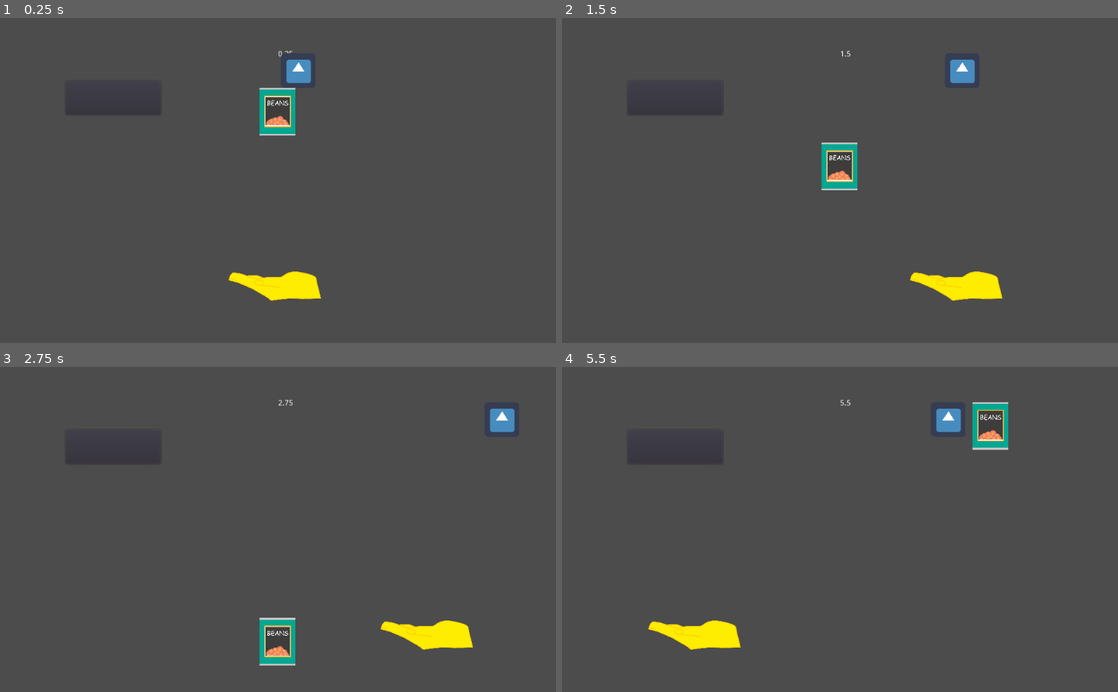
Above: before the commit, frames 1-4 (two rows, left to right).
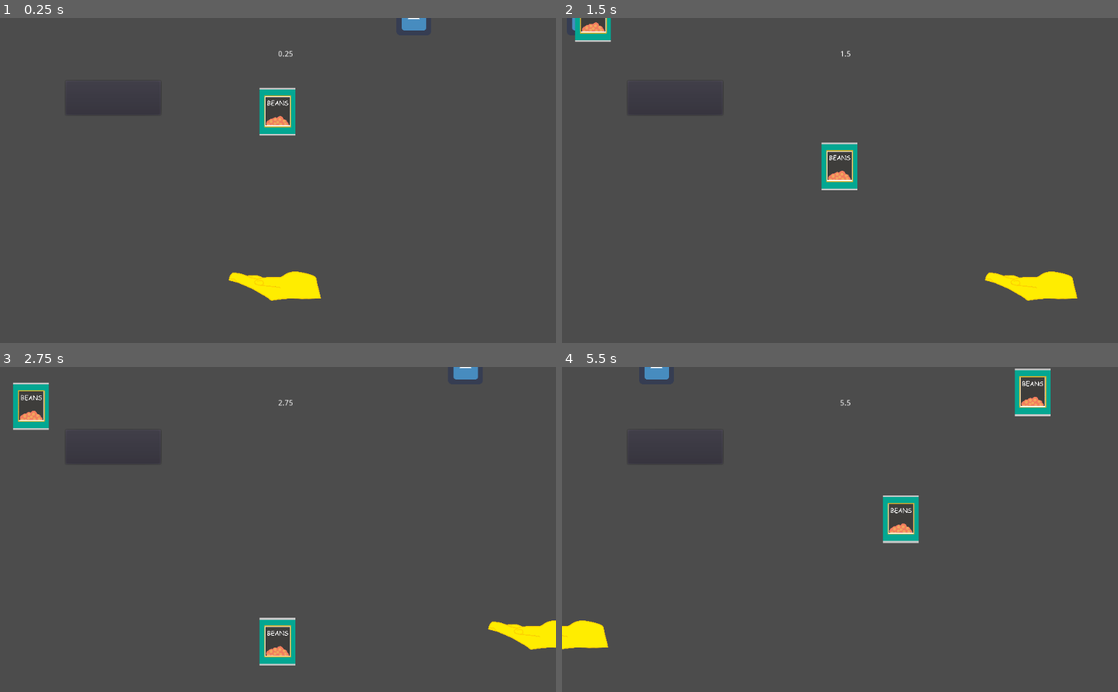
Above: after the commit, the same moments.

Repository: FyshStyx/SpillTheBeans
Game: Godot game, scene res://MainScene.tscn
Two runs of this game, one before a commit and one after it. Both use one fixed random seed, a clock stepped at 60 frames per second and the inputs below. The project has no main scene, so this scene is started directly. The engine's default icon, where the game draws it, is replaced by a stand-in: a white triangle on a blue panel in a dark square.
Inputs:
- Up to frame 1 (0.25 s): no input
- Up to frame 2 (1.5 s): hold D (movement_right) 0.53-1.28 s; hold A (movement_left) from 1.28 s (still down)
- Up to frame 3 (2.75 s): release A (movement_left) at 2.03 s; hold D (movement_right) from 2.03 s (still down)
- Up to frame 4 (5.5 s): release D (movement_right) at 3.53 s; hold A (movement_left) from 3.53 s (still down)

The runs differ from the first frame. In frame 1, 0.5% of the frame differs, in the area x 50-77%, y 0-21%; in frame 2, 2.6%; in frame 3, 2.9%; in frame 4, 4.2%, in the area x 0-88%, y 0-87%.

Commit message:
playing with speed + timing of beans

Diff:
--- a/beans/MainScene.tscn
+++ b/beans/MainScene.tscn
@@ -34,11 +34,12 @@
 position = Vector2( 511, 170 )
 
 [node name="Timer" type="Timer" parent="."]
-wait_time = 5.0
+wait_time = 1.5
 autostart = true
 
 [node name="BeanSpawner" parent="." instance=ExtResource( 6 )]
-position = Vector2( 512, 97 )
+position = Vector2( 512, 0 )
+speed = 1000
 
 [connection signal="pressed" from="Button" to="Counter" method="_on_Button_pressed"]
 [connection signal="timeout" from="Timer" to="BeanSpawner" method="_on_Timer_timeout"]
--- a/beans/Scenes/HumanHand.tscn
+++ b/beans/Scenes/HumanHand.tscn
@@ -5,6 +5,7 @@
 
 [node name="Hand" type="KinematicBody2D"]
 script = ExtResource( 2 )
+speed = 800
 
 [node name="HumanHand" type="Sprite" parent="."]
 scale = Vector2( 0.08, 0.08 )
--- a/beans/project.godot
+++ b/beans/project.godot
@@ -93,4 +93,3 @@
 quality/driver/driver_name="GLES2"
 vram_compression/import_etc=true
 vram_compression/import_etc2=false
-environment/default_environment="res://default_env.tres"
